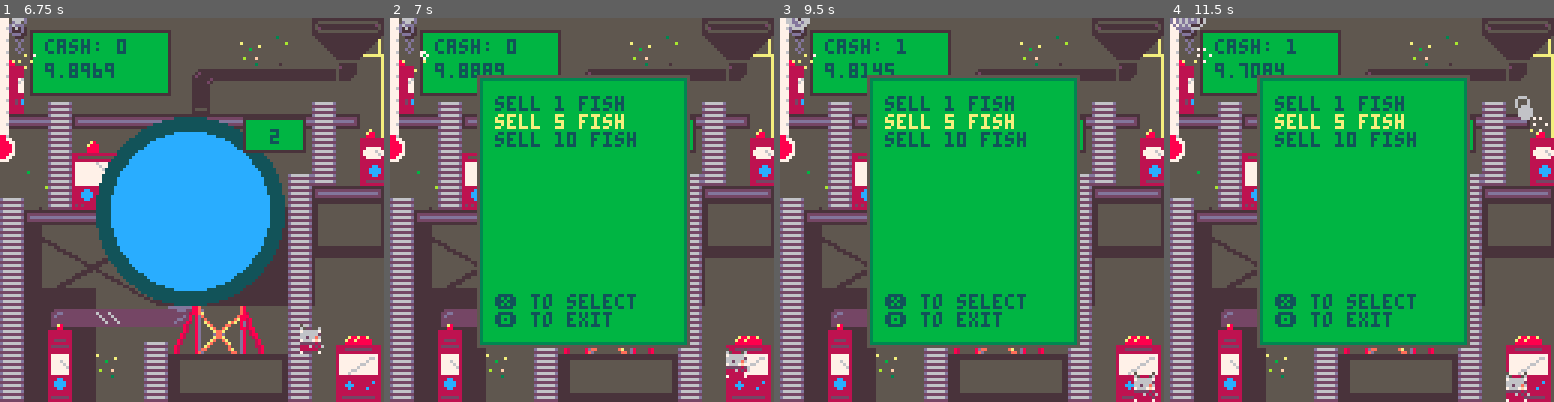
Above: before the commit, frames 1-4 (left to right).
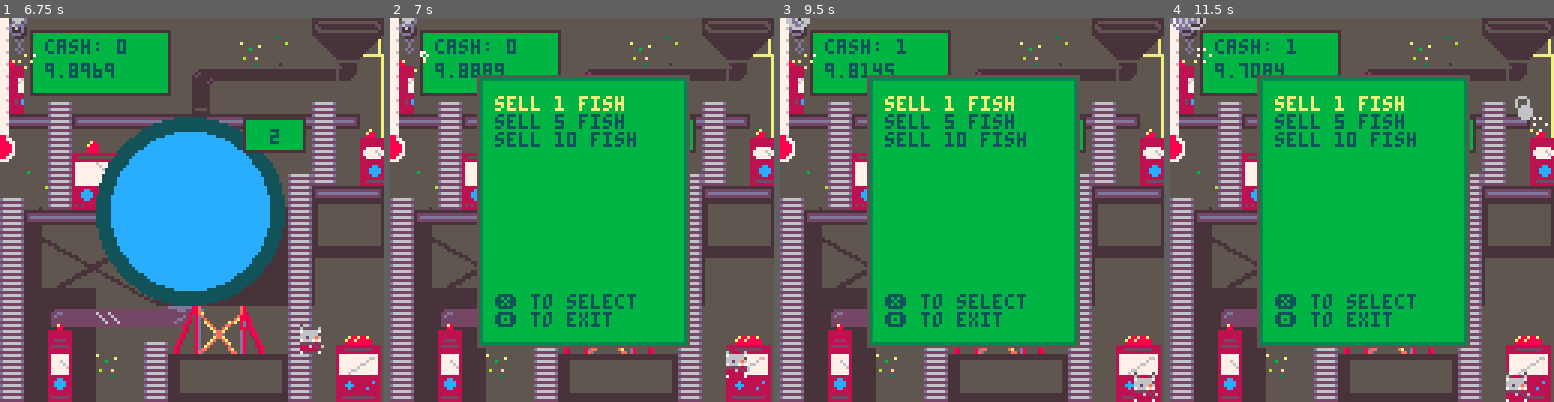
Above: after the commit, the same moments.

Repository: keatontate/gmtk-jam-2025
Game: PICO-8 cartridge src/loop-game.p8
The game is run twice, just before and just after one commit, with the same random seed, the same clock (stepped at 60 frames per second) and the same inputs.
Inputs:
- Up to frame 1 (6.75 s): tap X (X key) at 0.33, 1.07, 1.85, 2.97, 4.08, 5.2, 6.32 s; tap O (Z key) at 0.7, 1.7, 2.1, 2.5, 2.9, 3.3, 3.7, 4.1, 4.5, 4.9, 5.3, 5.7, 6.1, 6.5 s; hold Right 1.6-2.1 s; hold Up 2.15-2.42 s; hold Right 2.47-3.03 s; hold Left 3.08-3.58 s; hold Down 3.63-3.97 s; hold Right 4.02-4.68 s; hold Up 4.73-5.03 s; hold Left 5.08-5.68 s; hold Down 5.73-6.03 s; hold Right 6.08-6.58 s; hold Right from 6.63 s (still down)
- Up to frame 2 (7 s): keep holding Right; tap O (Z key) at 6.9 s
- Up to frame 3 (9.5 s): release Right at 7.13 s; hold Up 7.18-7.45 s; tap O (Z key) every 0.4 s from 7.3 to 9.3 s; tap X (X key) at 7.43, 8.55 s; hold Right 7.5-8.07 s; hold Left 8.12-8.62 s; hold Down 8.67-9 s; hold Right from 9.05 s (still down)
- Up to frame 4 (11.5 s): tap X (X key) at 9.67, 10.78 s; tap O (Z key) every 0.4 s from 9.7 to 11.3 s; release Right at 9.72 s; hold Up 9.77-10.07 s; hold Left 10.12-10.72 s; hold Down 10.77-11.07 s; hold Right from 11.12 s (still down)

Frame 1 is identical in both runs. In frame 2, 1.0% of the frame differs, in the area x 27-61%, y 20-29%; in frame 3, 1.0%; in frame 4, 1.0%.

Commit message:
Hooked up the selling of fish

Diff:
--- a/src/cash.lua
+++ b/src/cash.lua
@@ -1,4 +1,5 @@
 cash = 0
+fish_worth = 1
 
 function start_cash()
     cash = 0
@@ -11,7 +12,10 @@
         last_sell = time()
         if fish.count > 3 then
             fish.count -= n
-            cash += n
+            cash += n * fish_worth
+            sfx(2)
+        else
+            sfx(11)
         end
     end
 end
--- a/src/game-loop.lua
+++ b/src/game-loop.lua
@@ -20,7 +20,7 @@
   update_machines()
   spawn_fish()
   update_particles()
-  autosell()
+  -- autosell()
   update_shop()
 end
 
--- a/src/shop.lua
+++ b/src/shop.lua
@@ -1,10 +1,17 @@
 -- shop for selling fish
 -- and possibly buying upgrades
 
+-- note: shop_options need to
+-- correspond to fish_amounts
 shop_options = {
   "sell 1 fish",
   "sell 5 fish",
   "sell 10 fish"
+}
+fish_amounts = {
+  1,
+  5,
+  10
 }
 
 shop_i = 1
@@ -20,12 +27,20 @@
 end
 
 function update_shop()
+  if (not shop_visible) return
+
   if (btnp(2)) then
     shop_i -= 1
     if (shop_i < 1) shop_i = 1
   elseif (btnp(3)) then
     shop_i += 1
     if (shop_i > #shop_options) shop_i = #shop_options
+  end
+
+  -- sell a fish if they click on it
+  if (btnp(5)) then
+    sell(fish_amounts[shop_i])
+    -- note: sfx plays in the sell() function
   end
 end
 
Not shown, changed: the sound effects (__sfx__) section of src/loop-game.p8
Not shown, changed: documentation/dev.md
